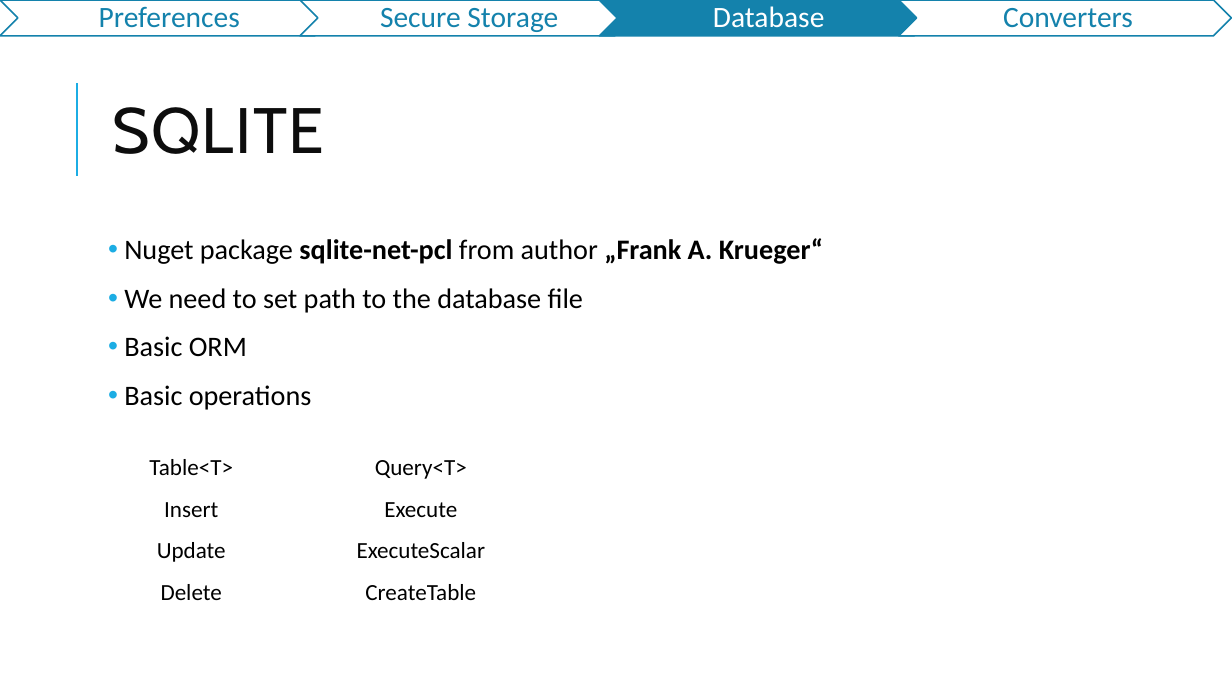
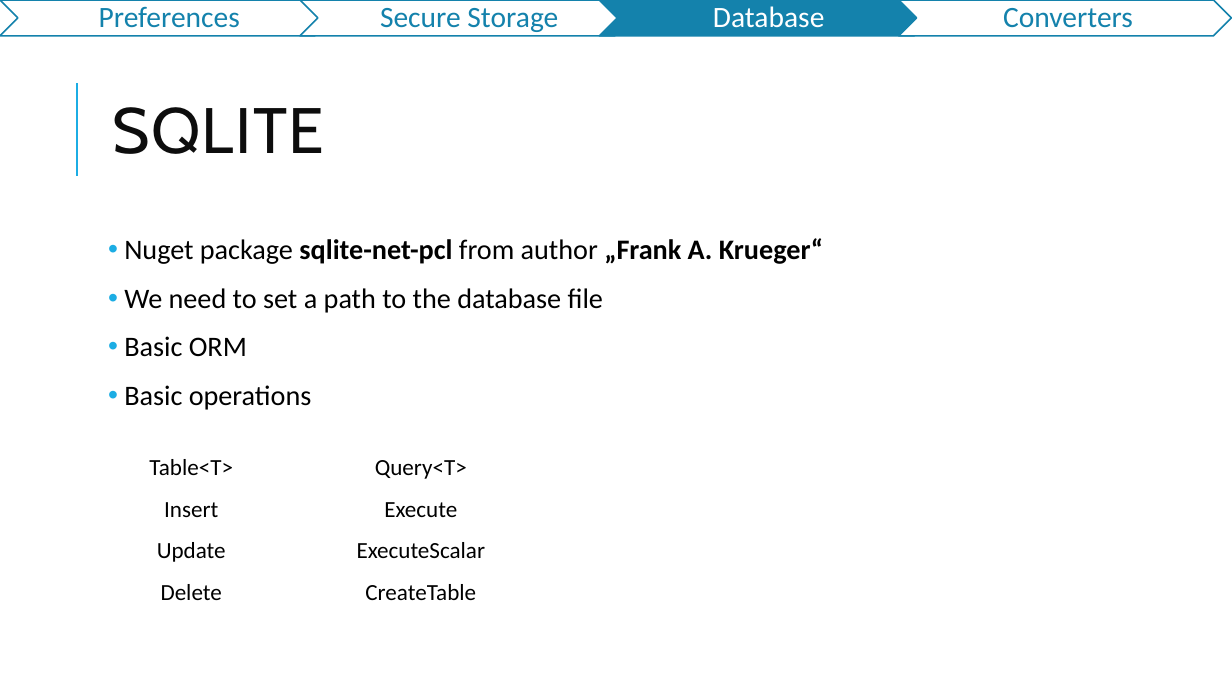
Before and after one commit to jasho/pv239-maui, a slide deck: slide 10 of 05_Storage/PV239-MAUI-05_Storage.pptx. Drawn at 1232x693 pixels with LibreOffice and Linux fonts; fonts in the diff are those of the drawing. Boxes give left, top, right and bottom in pixels: in the first picture for what was removed or moved away, otherwise in the second. Text is boxed around its words. In the diff, an @@ line names an element or a change of style, - is before the commit and + after.

```diff
--- a/05_Storage/PV239-MAUI-05_Storage.pptx
+++ b/05_Storage/PV239-MAUI-05_Storage.pptx
@@ text at (124,288,603,313): text changed @@
-• We need to set path to the database file
+• We need to set a path to the database file
```
Also in this commit, not shown: 7 other slides changed.
